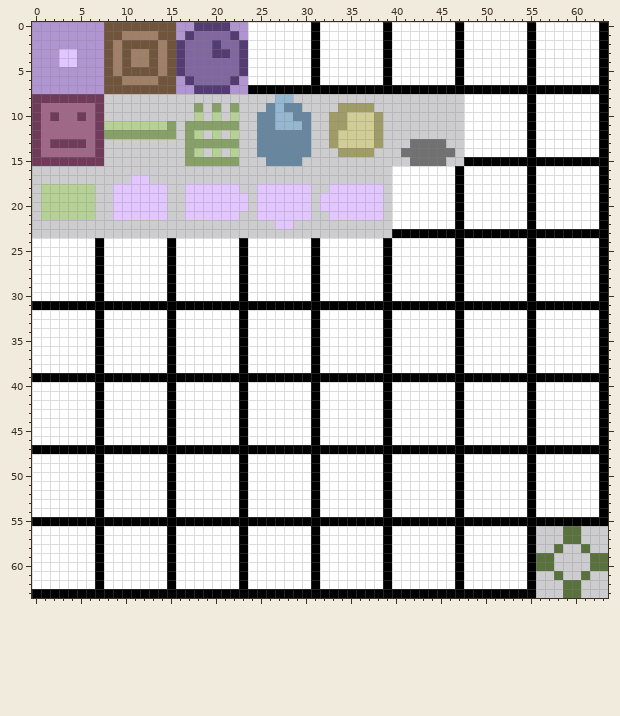
A pixel-art sprite gets an edit: src/dev/chancho/ld45/res/tileset.png. Above is the file before it was changed.
The file is 64x64 pixels. Colours within 5 levels of each other are drawn and written as one.
After:
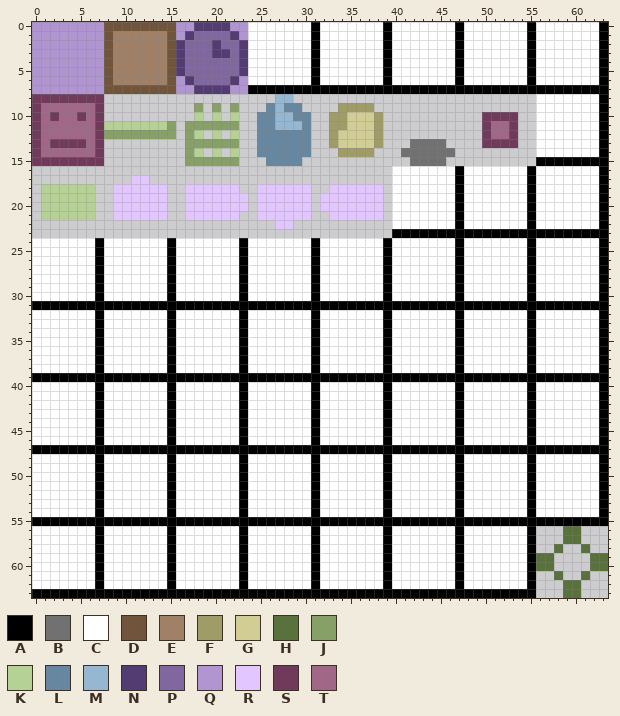
Palette (. is transparent): A #000000  B #717171  C #ffffff  D #70543c  E #a08067  F #a09c67  G #d2cd95  H #59713c  J #87a067  K #b6d195  L #6787a0  M #96b7d1  N #523c71  P #8067a0  Q #b095d1  R #e2c6ff  S #703b5a  T #a06787
The exact change:
@@ x 0..63 @@
  0 QQQQQQQQDDDDDDDDQQNNNNQQCCCCCCCACCCCCCCACCCCCCCACCCCCCCACCCCCCCA
- 1 QQQQQQQQDDEEEEDDQNPPPPNQCCCCCCCACCCCCCCACCCCCCCACCCCCCCACCCCCCCA
- 2 QQQQQQQQDEDDDDEDNPPPNPPNCCCCCCCACCCCCCCACCCCCCCACCCCCCCACCCCCCCA
- 3 QQQRRQQQDEDEEDEDNPPPNNPNCCCCCCCACCCCCCCACCCCCCCACCCCCCCACCCCCCCA
- 4 QQQRRQQQDEDEEDEDNPPPPPPNCCCCCCCACCCCCCCACCCCCCCACCCCCCCACCCCCCCA
- 5 QQQQQQQQDEDDDDEDNPPPPPPNCCCCCCCACCCCCCCACCCCCCCACCCCCCCACCCCCCCA
- 6 QQQQQQQQDDEEEEDDQNPPPPNQCCCCCCCACCCCCCCACCCCCCCACCCCCCCACCCCCCCA
+ 1 QQQQQQQQDEEEEEEDQNPPPPNQCCCCCCCACCCCCCCACCCCCCCACCCCCCCACCCCCCCA
+ 2 QQQQQQQQDEEEEEEDNPPPNPPNCCCCCCCACCCCCCCACCCCCCCACCCCCCCACCCCCCCA
+ 3 QQQQQQQQDEEEEEEDNPPPNNPNCCCCCCCACCCCCCCACCCCCCCACCCCCCCACCCCCCCA
+ 4 QQQQQQQQDEEEEEEDNPPPPPPNCCCCCCCACCCCCCCACCCCCCCACCCCCCCACCCCCCCA
+ 5 QQQQQQQQDEEEEEEDNPPPPPPNCCCCCCCACCCCCCCACCCCCCCACCCCCCCACCCCCCCA
+ 6 QQQQQQQQDEEEEEEDQNPPPPNQCCCCCCCACCCCCCCACCCCCCCACCCCCCCACCCCCCCA
  7 QQQQQQQQDDDDDDDDQQNNNNQQAAAAAAAAAAAAAAAAAAAAAAAAAAAAAAAAAAAAAAAA
- 8 SSSSSSSS...................MM...................CCCCCCCACCCCCCCA
- 9 STTTTTTS..........J.J.J...LMLL....FFFF..........CCCCCCCACCCCCCCA
-10 STSTTSTS..........K.K.K..LLMMLL..FFGGGF.........CCCCCCCACCCCCCCA
-11 STTTTTTSKKKKKKKJ.JJJJJJ..LLMMML..FFGGGF.........CCCCCCCACCCCCCCA
-12 STTTTTTSJJJJJJJJ.JK.K.K..LLLLLL..FGGGGF.........CCCCCCCACCCCCCCA
-13 STSSSSTS.........JJJJJJ..LLLLLL..FGGGGF...BBBB..CCCCCCCACCCCCCCA
-14 STTTTTTS.........JK.K.K..LLLLLL...FFFF...BBBBBB.CCCCCCCACCCCCCCA
-15 SSSSSSSS.........JJJJJJ...LLLL............BBBB..AAAAAAAAAAAAAAAA
+ 8 SSSSSSSS...................MM...........................CCCCCCCA
+ 9 STTTTTTS..........J.J.J...LMLL....FFFF..................CCCCCCCA
+10 STSTTSTS..........K.K.K..LLMMLL..FFGGGF...........SSSS..CCCCCCCA
+11 STTTTTTSKKKKKKKJ.JJJJJJ..LLMMML..FFGGGF...........STTS..CCCCCCCA
+12 STTTTTTSJJJJJJJJ.JK.K.K..LLLLLL..FGGGGF...........STTS..CCCCCCCA
+13 STSSSSTS.........JJJJJJ..LLLLLL..FGGGGF...BBBB....SSSS..CCCCCCCA
+14 STTTTTTS.........JK.K.K..LLLLLL...FFFF...BBBBBB.........CCCCCCCA
+15 SSSSSSSS.........JJJJJJ...LLLL............BBBB..........AAAAAAAA
 16 ........................................CCCCCCCACCCCCCCACCCCCCCA
Boxes around the changes in both pictures, in picture pixels (x1, y1, x2, y2):
changed: (113, 31, 167, 85)
changed: (59, 49, 77, 67)
changed: (464, 94, 536, 166)
